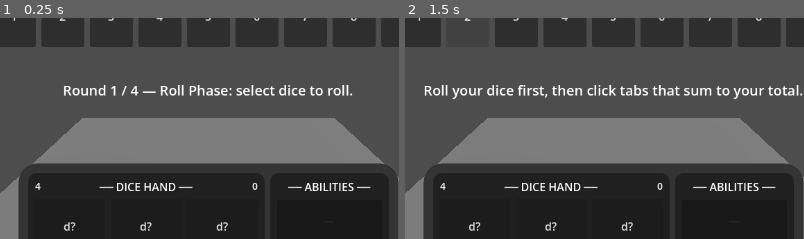
Above: before the commit, frames 1-2 (left to right).
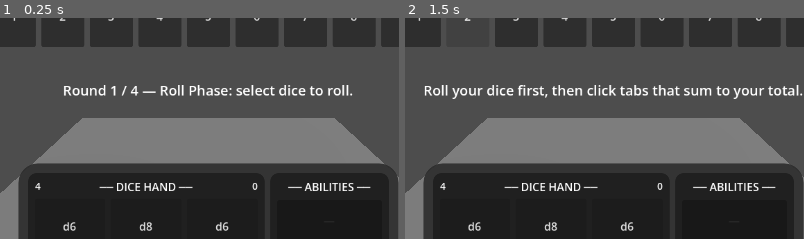
Above: after the commit, the same moments.

Repository: caleb-the-dev/SealTheBox
Game: Godot game, scene res://scenes/match/match.tscn
Two runs of this game, one before a commit and one after it. Both use one fixed random seed, a clock stepped at 60 frames per second and the inputs below.
Inputs:
- Up to frame 1 (0.25 s): no input
- Up to frame 2 (1.5 s): click "1" at 0.5 s; click "2" at 1.25 s
The pictures show only the part of the screen within x 24-74%, y 23-73%; the shares and areas given below are measured in that part.

The runs differ from the first frame. In frame 1, 0.3% of the frame differs, in the area x 15-58%, y 92-97%; in frame 2, 0.3%.
Error before the commit: Invalid access to property or key 'dropped' on a base object of type 'RefCounted (Die)'. (res://scripts/match/match.gd:1311)

Commit message:
feat: add 7 new ability rows to CSV and dropped field to Die class

Diff:
--- a/seal-the-box/data/abilities.csv
+++ b/seal-the-box/data/abilities.csv
@@ -13,4 +13,11 @@
 greater_2_diabolic,Diabolic Card,Diabolic,,1,Apply greater 2 to any 1 diabolic die,1
 x2_diabolic,Diabolic Card,Diabolic,Preroll,1,Apply x2 to any 1 diabolic die,1
 greater_1_diabolic,Diabolic Card,Diabolic,,0,Apply greater 1 to any 1 diabolic die,1
-put_down_highest,Diabolic Card,Diabolic,Non-Final,0,Put down the highest tab,1
+put_down_highest,Auto-Seal Highest,Mundane,Non-Final,0,Seal the highest open tab — no dice required. Cannot use when only one tab remains.,1
+auto_seal_lowest,Auto-Seal Lowest,Mundane,Non-Final,0,Seal the lowest open tab — no dice required. Cannot use when only one tab remains.,2
+multiply_2,Multiply x2,Mundane,,0,Double a rolled die's value — capped at its max face.,2
+multiply_3,Multiply x3,Mundane,,0,Triple a rolled die's value — capped at its max face.,1
+set_max,Set to Max,Mundane,,0,Set a rolled die to its maximum face value.,2
+set_min,Set to Min,Mundane,,0,Set a rolled die to 1.,3
+reroll_lucky,Reroll Lucky,Ethereal,,0,Reroll one die and keep whichever result is higher.,2
+drop_die,Drop Die,Ethereal,,0,Remove one rolled die from this round — its value no longer counts toward sealing.,2
--- a/seal-the-box/scripts/match/die.gd
+++ b/seal-the-box/scripts/match/die.gd
@@ -4,6 +4,7 @@
 var faces: int
 var value: int = 0
 var rolled: bool = false
+var dropped: bool = false
 
 func _init(f: int) -> void:
     faces = f
